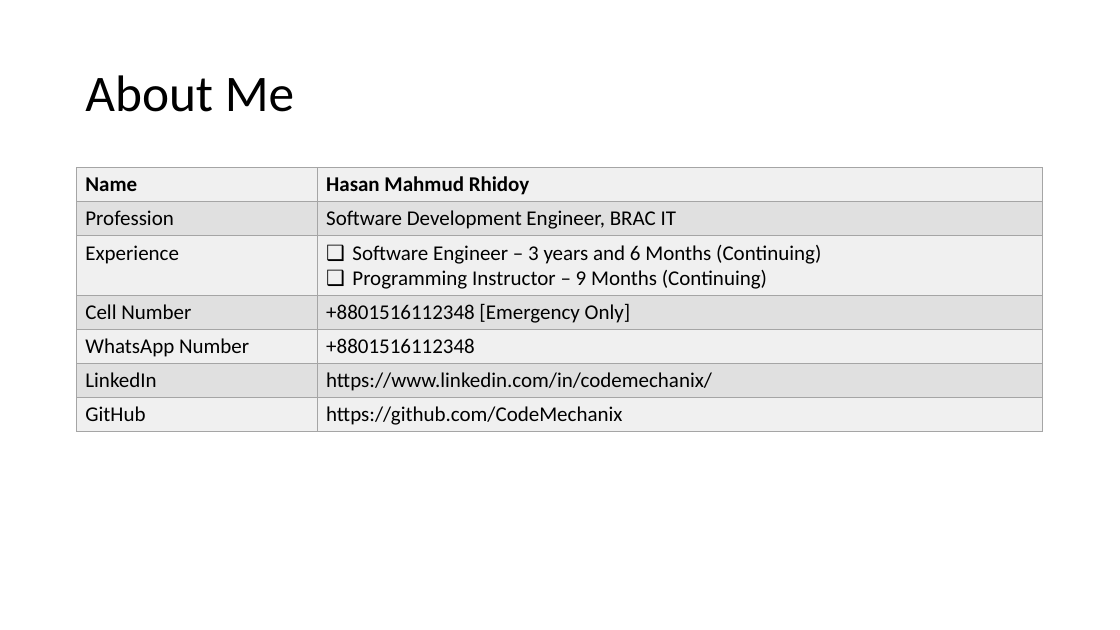
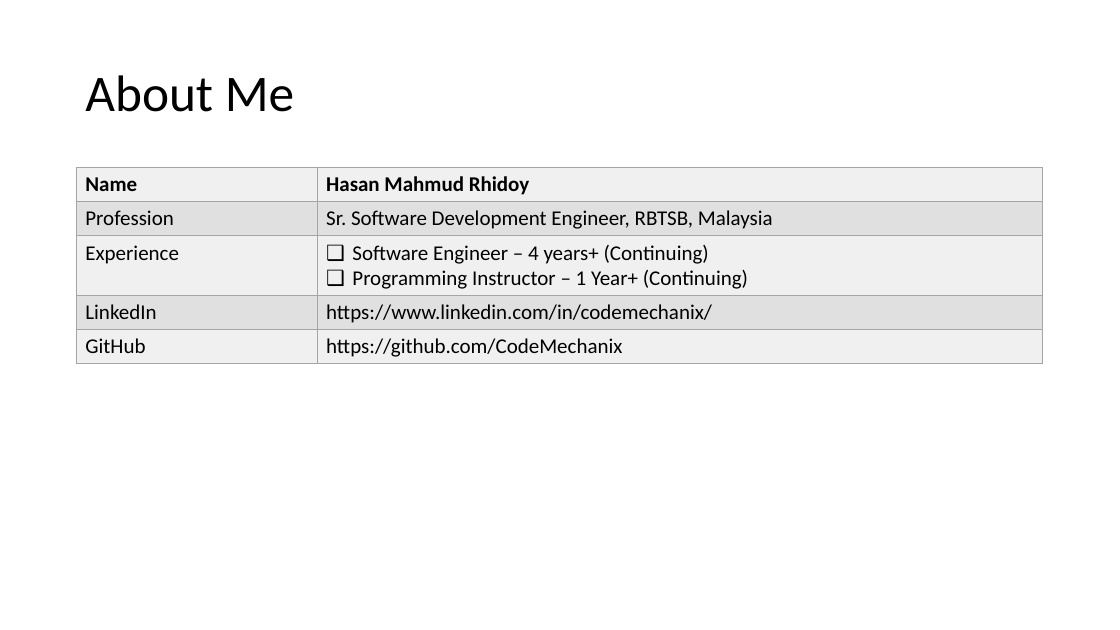
Before and after one commit to rhidoyhasanmahmud/Learn-Python-the-Hard-Way-with-Django, a slide deck: slide 1 of _01_Orientation_Class/Class_00.pptx. Drawn at 1120x630 pixels with LibreOffice and Linux fonts; fonts in the diff are those of the drawing. Boxes give left, top, right and bottom in pixels: in the first picture for what was removed or moved away, otherwise in the second. Text is boxed around its words. In the diff, an @@ line names an element or a change of style, - is before the commit and + after.

```diff
--- a/_01_Orientation_Class/Class_00.pptx
+++ b/_01_Orientation_Class/Class_00.pptx
@@ table at (77, 168, 1044, 363) @@
-row 2: Profession | Software Development Engineer, BRAC IT
-row 3: Experience | Software Engineer – 3 years and 6 Months (Continuing) / Programming Instructor – 9 Months (Continuing)
-row 4: Cell Number | +8801516112348 [Emergency Only]
-row 5: WhatsApp Number | +8801516112348
+row 2: Profession | Sr. Software Development Engineer, RBTSB, Malaysia
+row 3: Experience | Software Engineer – 4 years+ (Continuing) / Programming Instructor – 1 Year+ (Continuing)
```
Also in this commit, not shown: 4 other slides changed, 1 slide added, 6 slides removed, 1 other file.
